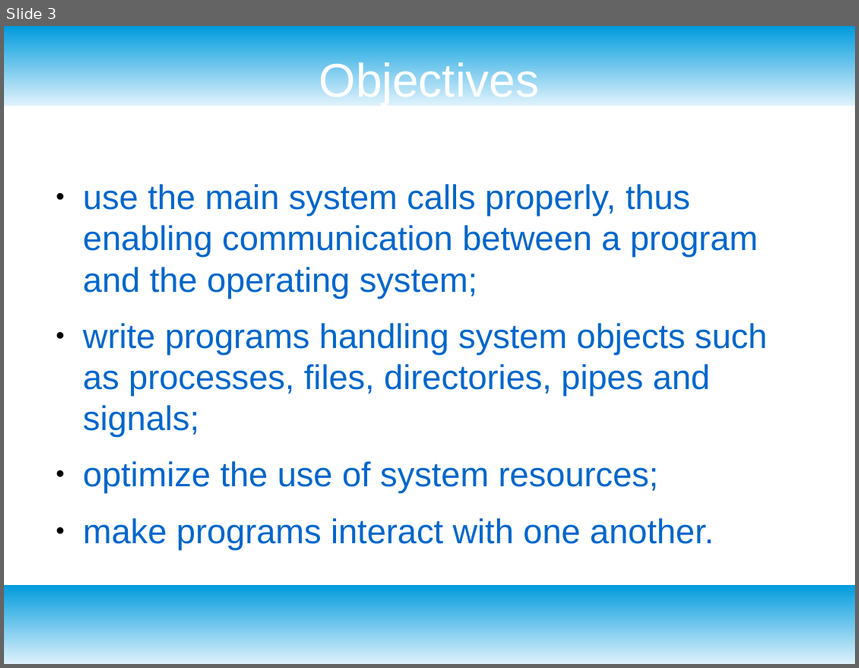
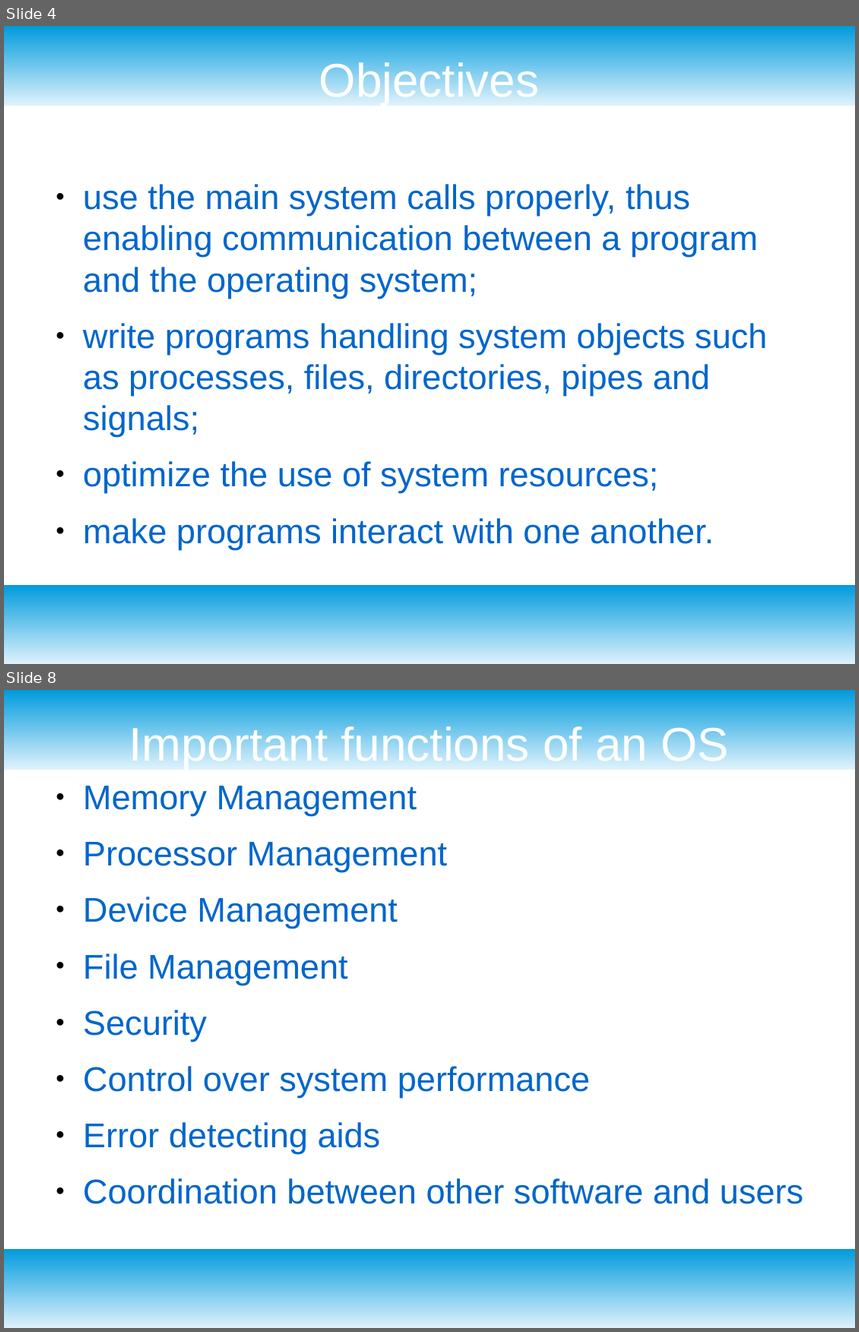
Before and after one commit to alievako/systemprogramming, a slide deck: lc1.odp. Shown one above the other, each under a label of ours: slide 3 before the commit, slides 4 and 8 after it; the slides between them are not shown. The pictures are 859x668 and 859x1332 pixels, drawn with LibreOffice and Linux fonts; fonts in the diff are those of the drawing. Boxes give left, top, right and bottom in pixels: in the first picture for what was removed or moved away, otherwise in the second. Text is boxed around its words. In the diff, an @@ line names an element or a change of style, - is before the commit and + after.

```diff
--- a/lc1.odp
+++ b/lc1.odp
@@ slide 8 added at box(4, 690, 855, 1328), background #FFFFFF; not listed: 2 template elements that a slide beside it also shows @@
@@ title added at box(129, 723, 729, 770), 44 pt, text #FFFFFF @@
+Important functions of an OS
@@ text added at box(83, 786, 804, 1205), 32 pt, text #0066CC @@
+● Memory Management
+● Processor Management
+● Device Management
+● File Management
+● Security
+● Control over system performance
+● Error detecting aids
+● Coordination between other software and users
@@ what was slide 3 is now slide 4 @@
```
Also in this commit, not shown: 2 slides changed, 38 other slides added, 1 slide removed, 4 other files.
